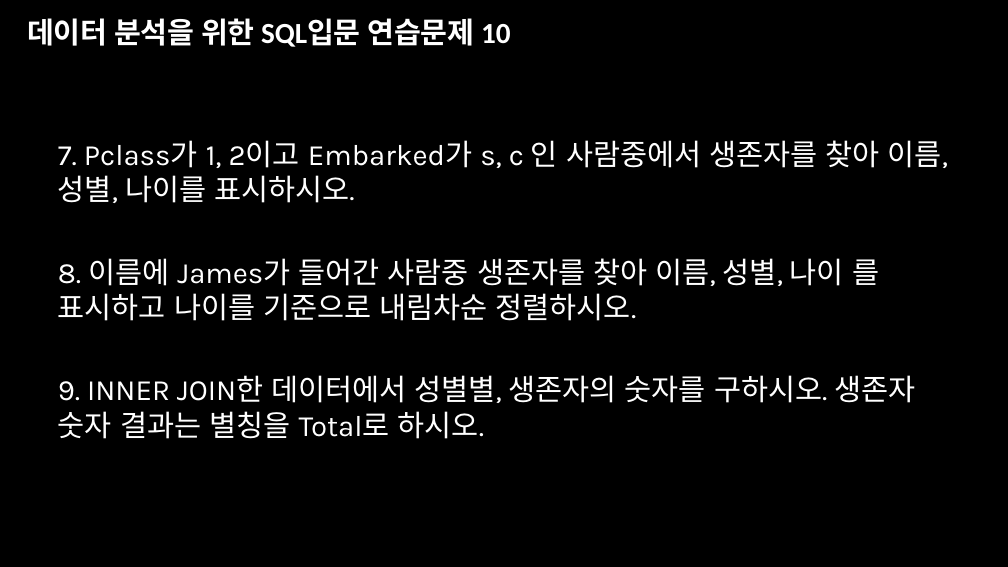
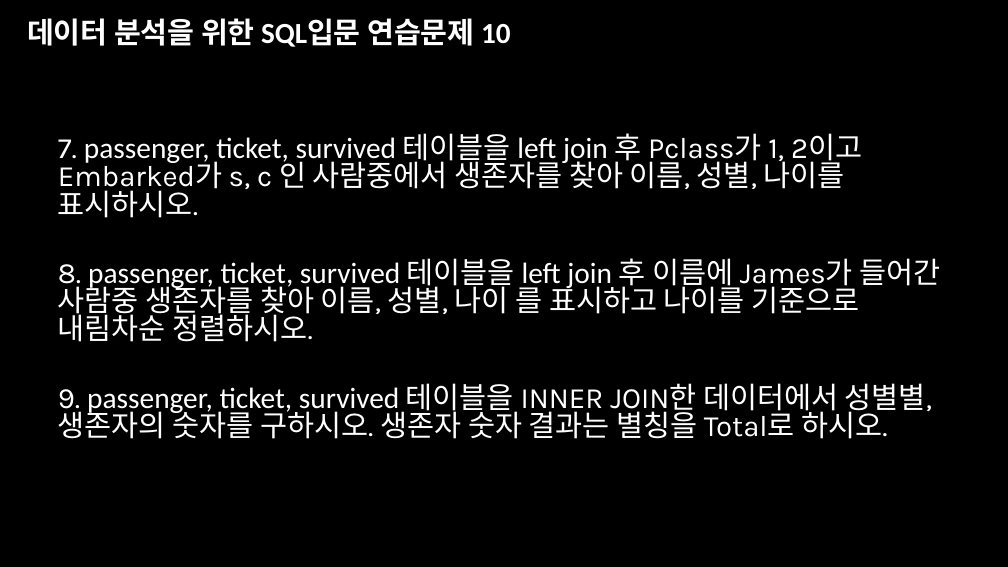
Before and after one commit to juhooong/fintech_service, a slide deck: slide 70 of 01DATABASE/데이터 분석을 위한 SQL입문(포맷 정리)2.pptx. Drawn at 1008x567 pixels with LibreOffice and Linux fonts; fonts in the diff are those of the drawing. Boxes give left, top, right and bottom in pixels: in the first picture for what was removed or moved away, otherwise in the second. Text is boxed around its words. In the diff, an @@ line names an element or a change of style, - is before the commit and + after.

```diff
--- a/01DATABASE/데이터 분석을 위한 SQL입문(포맷 정리)2.pptx
+++ b/01DATABASE/데이터 분석을 위한 SQL입문(포맷 정리)2.pptx
@@ text at (58,133,940,439): text changed @@
-7. Pclass가 1, 2이고 Embarked가 s, c 인 사람중에서 생존자를 찾아 이름, 성별, 나이를 표시하시오.
-8. 이름에 James가 들어간 사람중 생존자를 찾아 이름, 성별, 나이 를 표시하고 나이를 기준으로 내림차순 정렬하시오.
-9. INNER JOIN한 데이터에서 성별별, 생존자의 숫자를 구하시오. 생존자 숫자 결과는 별칭을 Total로 하시오.
+7. passenger, ticket, survived 테이블을 left join 후 Pclass가 1, 2이고 Embarked가 s, c 인 사람중에서 생존자를 찾아 이름, 성별, 나이를 표시하시오.
+8. passenger, ticket, survived 테이블을 left join 후 이름에 James가 들어간 사람중 생존자를 찾아 이름, 성별, 나이 를 표시하고 나이를 기준으로 내림차순 정렬하시오.
+9. passenger, ticket, survived 테이블을 INNER JOIN한 데이터에서 성별별, 생존자의 숫자를 구하시오. 생존자 숫자 결과는 별칭을 Total로 하시오.
```
Also in this commit, not shown: 18 other slides changed, 1 slide added, 26 other files.
